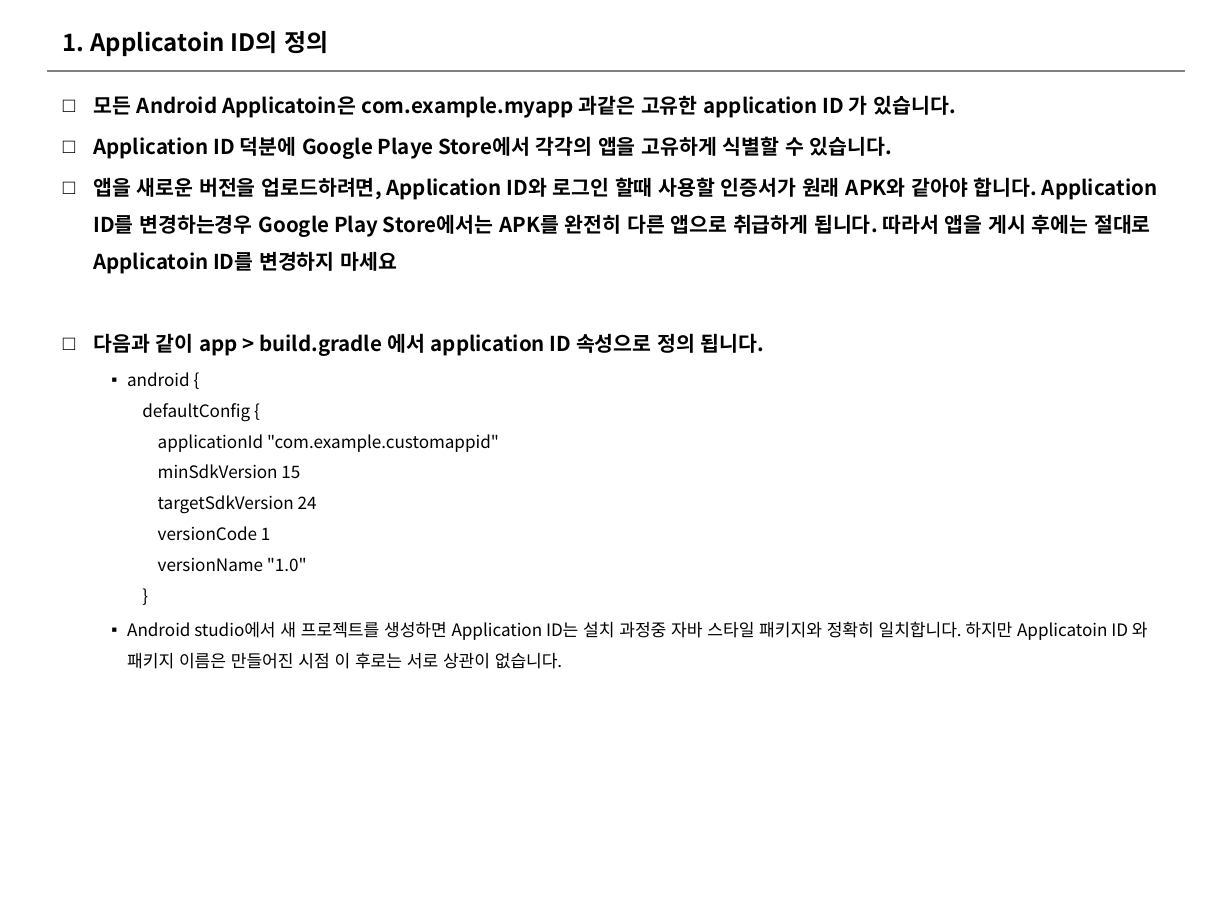
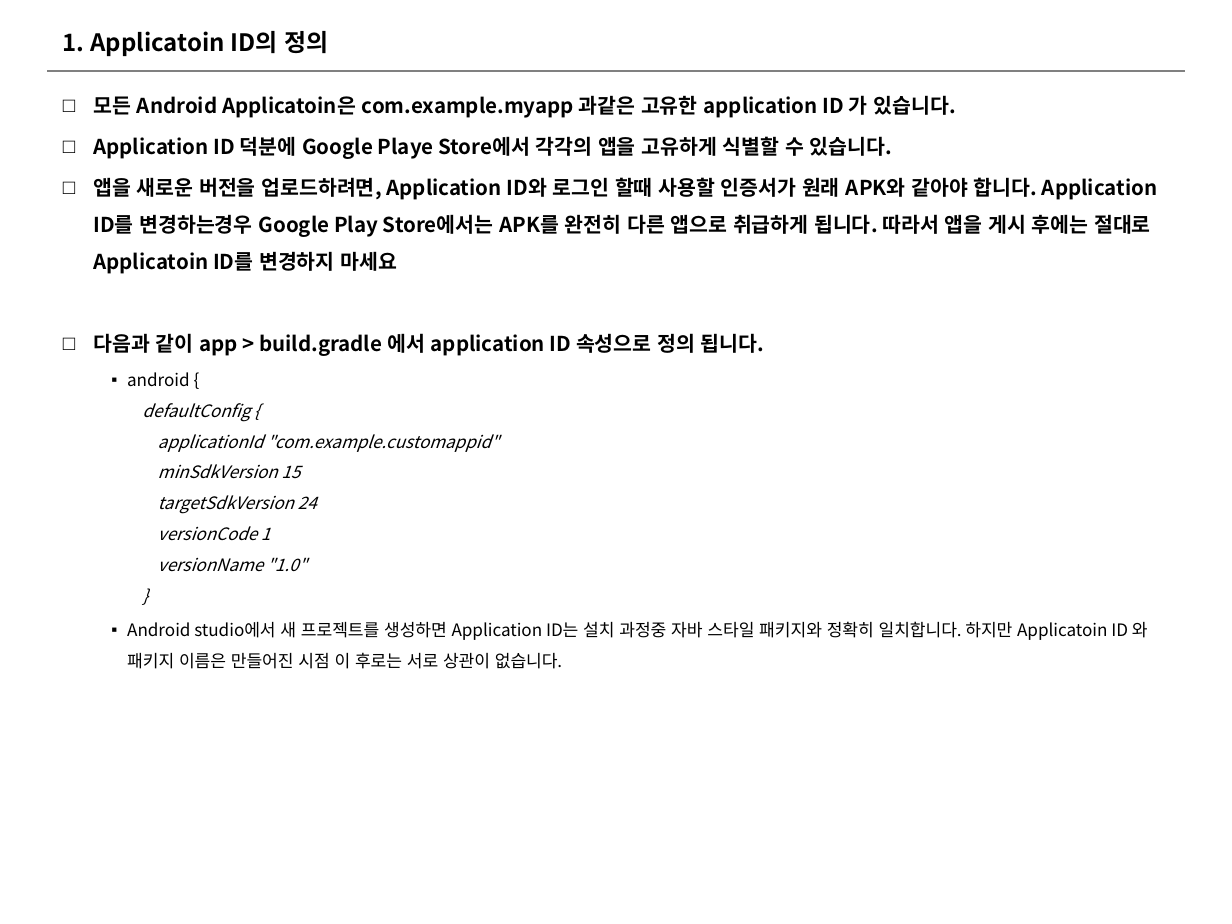
Before and after one commit to akakim/akakim.github.io, a slide deck: slide 3 of assets/ppt/AboutApplicationID.pptx. Drawn at 1232x924 pixels with LibreOffice and Linux fonts; fonts in the diff are those of the drawing. Boxes give left, top, right and bottom in pixels: in the first picture for what was removed or moved away, otherwise in the second. Text is boxed around its words. In the diff, an @@ line names an element or a change of style, - is before the commit and + after.

```diff
--- a/assets/ppt/AboutApplicationID.pptx
+++ b/assets/ppt/AboutApplicationID.pptx
@@ text at <box>127,372,499,572</box>: italic on in "defaultConfig { applicationId "com.example.customappid" minS ..." @@
```
Also in this commit, not shown: 1 other slide changed, 3 other files.
